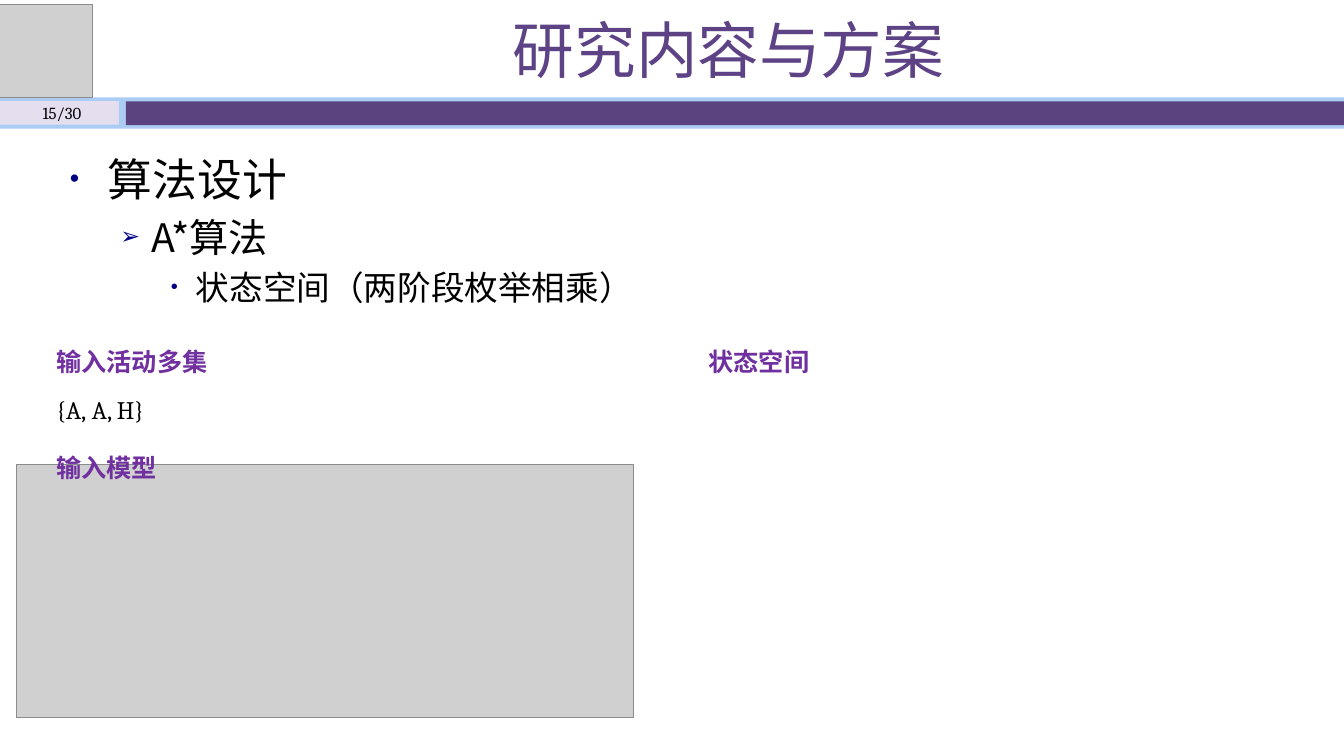
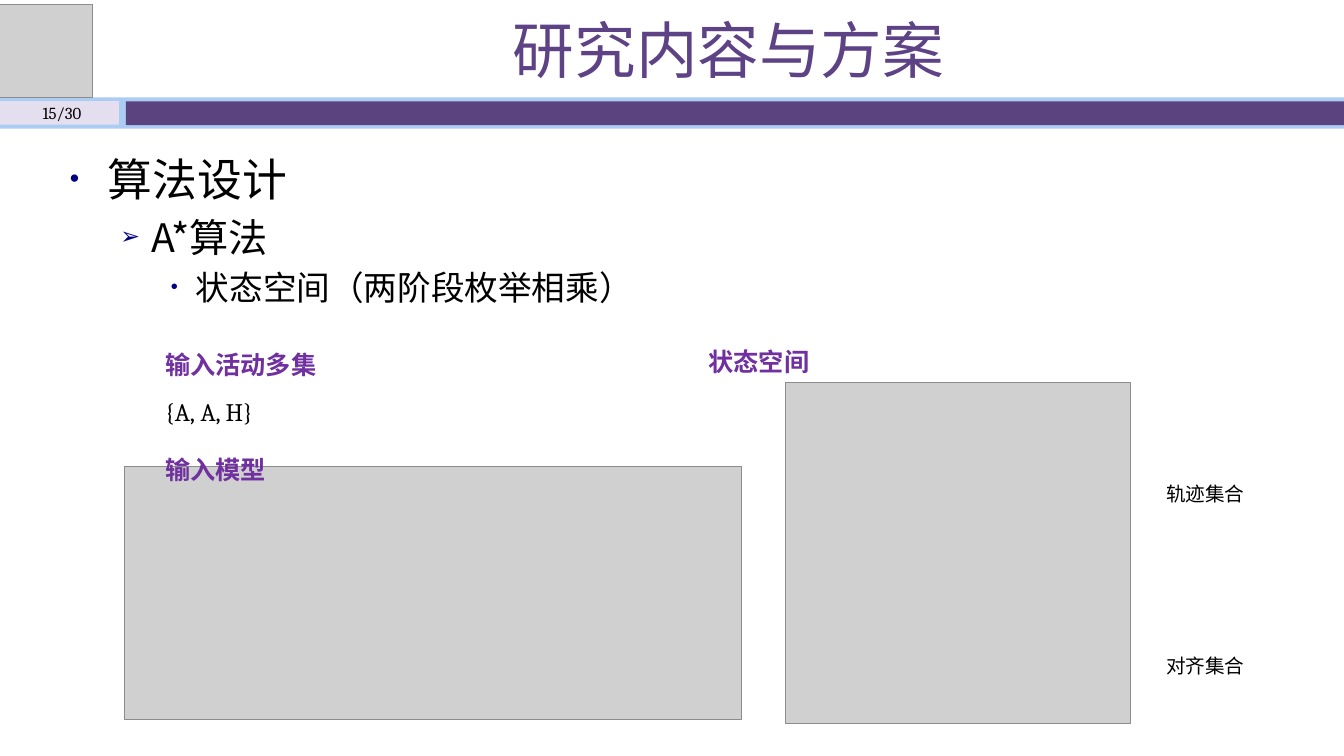
Before and after one commit to shawn47/0930, a slide deck: slide 15 of 开题答辩930.pptx. Drawn at 1344x756 pixels with LibreOffice and Linux fonts; fonts in the diff are those of the drawing; grey boxes stand for pictures. Boxes give left, top, right and bottom in pixels: in the first picture for what was removed or moved away, otherwise in the second. Text is boxed around its words. In the diff, an @@ line names an element or a change of style, - is before the commit and + after.

```diff
--- a/开题答辩930.pptx
+++ b/开题答辩930.pptx
@@ font Cambria to Noto Sans CJK SC in 3 elements at bbox=[709, 349, 810, 374], bbox=[165, 453, 266, 481], bbox=[165, 352, 316, 377] @@
@@ 3 texts, 1 picture: place and size @@
-3 texts, 1 picture at bbox=[16, 349, 633, 718]
+3 texts, 1 picture at bbox=[125, 352, 742, 720]
@@ picture added at bbox=[785, 383, 1131, 725] @@
@@ text added at bbox=[1166, 484, 1244, 503], 14 pt, text #000000 @@
+轨迹集合
@@ text added at bbox=[1166, 656, 1244, 675], 14 pt, text #000000 @@
+对齐集合
```
Also in this commit, not shown: 21 other slides changed, 2 other files.
